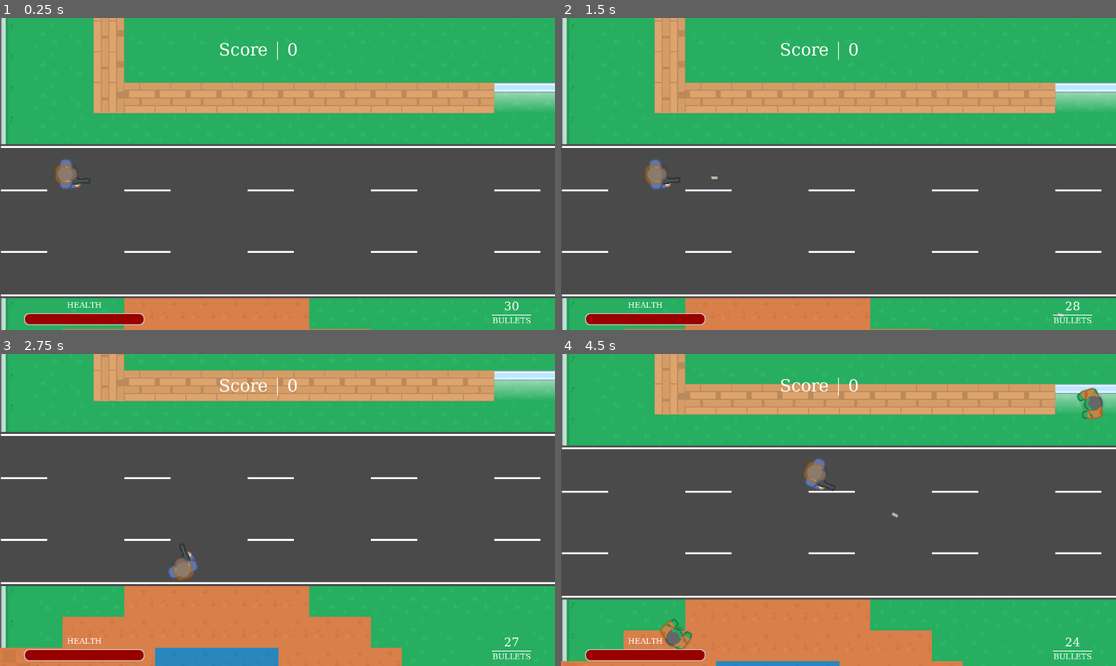
Above: before the commit, frames 1-4 (two rows, left to right).
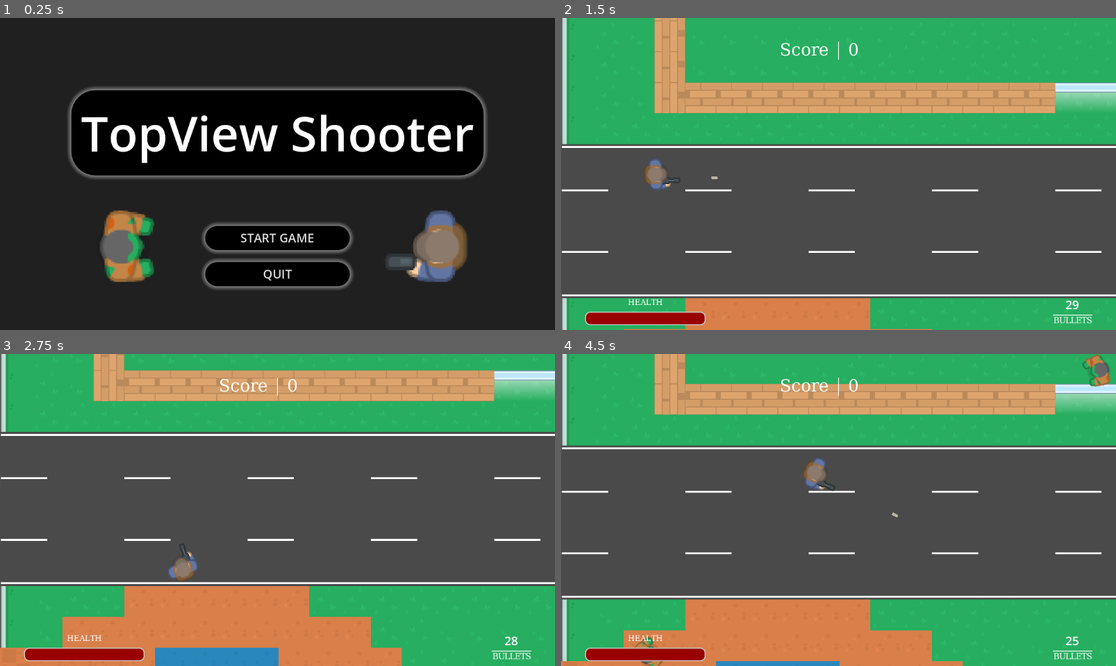
Above: after the commit, the same moments.

Repository: CelsoLidio/ShooterTopView-Godot
Game: Godot game, scene res://Source/Interface/MainMenu/MainMenu.tscn
Same seed, same stepped clock (60 frames per second), same inputs: the game is played once before the commit and once after it. Before the commit the project starts from res://Source/Maps/GameplayRoot.tscn.
Inputs (mouse positions are in pixels of both pictures, inside the frame that each line leads up to):
- Up to frame 1 (0.25 s): no input
- Up to frame 2 (1.5 s): click (838, 239) at 0.5 s, where only the run after the commit has a clickable "START GAME"; tap Enter at 1.25 s; move the mouse to (960, 158) at 1.27 s; hold D (MoveRight) from 1.28 s (still down); click (960, 158) at 1.35 s
- Up to frame 3 (2.75 s): move the mouse to (166, 525) at 2.02 s; release D (MoveRight) at 2.03 s; hold S (MoveDown) from 2.03 s (still down); click (166, 525) at 2.1 s
- Up to frame 4 (4.5 s): move the mouse to (894, 441) at 2.77 s; release S (MoveDown) at 2.78 s; hold D (MoveRight) 2.78-3.53 s; click (894, 441) at 2.85 s; move the mouse to (810, 572) at 3.52 s; hold W (MoveUp) 3.53-4.28 s; click (810, 572) at 3.6 s; move the mouse to (1005, 556) at 4.27 s; hold A (MoveLeft) from 4.28 s (still down); click (1005, 556) at 4.35 s

The runs differ from the first frame. In frame 1, 98% of the frame differs, in the area x 0-100%, y 0-100%; in frame 2, 0.4%; in frame 3, 0.4%; in frame 4, 1.4%.

Commit message:
Adicionando HUD de Menu, pause e Gameover, e ajeitando alguns bugs

Diff:
--- a/Source/Interface/MainHUD/MainHUD.gd
+++ b/Source/Interface/MainHUD/MainHUD.gd
@@ -2,7 +2,12 @@
 
 class_name MainHUD
 
+const mainMenuScene : String = "res://Source/Interface/MainMenu/MainMenu.tscn"
+
+
 func _ready():
+	%GameOver.hide()
+	SetLabelScore(0)
 	pass
 
 func SetLabelBullets(newCount : float):
@@ -13,3 +18,26 @@
 
 func SetLabelScore(newScore : int):
 	%CountScore.text = str(newScore)
+
+func GameOverHUD():
+
+	%CountScoreGameOver.text = %CountScore.text
+	%GameOver.show()
+
+
+
+func _on_restart_bt_pressed():
+	get_tree().reload_current_scene()
+
+	pass
+
+
+
+func _on_menu_bt_pressed():
+	get_tree().change_scene_to_file(mainMenuScene)
+	pass
+
+
+func _on_game_over_tree_exiting():
+	get_tree().paused = false
+	pass
--- a/Source/Interface/MainHUD/MainHUD.tscn
+++ b/Source/Interface/MainHUD/MainHUD.tscn
@@ -29,12 +29,15 @@
 corner_radius_bottom_left = 10
 
 [sub_resource type="SystemFont" id="SystemFont_0nmt7"]
-font_names = PackedStringArray("Serif")
-subpixel_positioning = 0
+font_names = PackedStringArray("Arial")
+hinting = 2
+subpixel_positioning = 0
+multichannel_signed_distance_field = true
 
 [sub_resource type="SystemFont" id="SystemFont_duk2u"]
 font_names = PackedStringArray("Serif")
 subpixel_positioning = 0
+multichannel_signed_distance_field = true
 
 [sub_resource type="SystemFont" id="SystemFont_5j481"]
 font_names = PackedStringArray("Serif")
@@ -43,6 +46,21 @@
 [sub_resource type="SystemFont" id="SystemFont_qy07e"]
 font_names = PackedStringArray("Serif")
 subpixel_positioning = 0
+
+[sub_resource type="SystemFont" id="SystemFont_5hdco"]
+font_names = PackedStringArray("Arial")
+hinting = 2
+subpixel_positioning = 0
+multichannel_signed_distance_field = true
+
+[sub_resource type="StyleBoxFlat" id="StyleBoxFlat_0g12j"]
+bg_color = Color(0, 0, 0, 1)
+
+[sub_resource type="StyleBoxFlat" id="StyleBoxFlat_ugr7r"]
+bg_color = Color(0.329412, 0.329412, 0.329412, 1)
+
+[sub_resource type="StyleBoxFlat" id="StyleBoxFlat_80lpg"]
+bg_color = Color(1, 1, 1, 1)
 
 [node name="MainHud" type="CanvasLayer" groups=["MainHUD"]]
 script = ExtResource("1_2q1lf")
@@ -155,3 +173,141 @@
 text = "100"
 horizontal_alignment = 1
 vertical_alignment = 1
+
+[node name="GameOver" type="CanvasLayer" parent="."]
+unique_name_in_owner = true
+process_mode = 2
+
+[node name="GameOverBG" type="MarginContainer" parent="GameOver"]
+show_behind_parent = true
+anchors_preset = 15
+anchor_right = 1.0
+anchor_bottom = 1.0
+grow_horizontal = 2
+grow_vertical = 2
+
+[node name="BackgroundColor" type="ColorRect" parent="GameOver/GameOverBG"]
+layout_mode = 2
+color = Color(0, 0, 0, 0.705882)
+
+[node name="MarginContainer" type="MarginContainer" parent="GameOver"]
+anchors_preset = 15
+anchor_right = 1.0
+anchor_bottom = 1.0
+grow_horizontal = 2
+grow_vertical = 2
+theme_override_constants/margin_left = 150
+theme_override_constants/margin_top = 150
+theme_override_constants/margin_right = 150
+theme_override_constants/margin_bottom = 100
+
+[node name="GameOverArea" type="MarginContainer" parent="GameOver/MarginContainer"]
+layout_mode = 2
+
+[node name="ColorRect" type="ColorRect" parent="GameOver/MarginContainer/GameOverArea"]
+layout_mode = 2
+color = Color(0, 0.419608, 0.419608, 1)
+
+[node name="MarginContainer" type="MarginContainer" parent="GameOver/MarginContainer/GameOverArea"]
+layout_mode = 2
+theme_override_constants/margin_left = 20
+theme_override_constants/margin_top = 20
+theme_override_constants/margin_right = 20
+theme_override_constants/margin_bottom = 20
+
+[node name="VBoxContainer" type="VBoxContainer" parent="GameOver/MarginContainer/GameOverArea/MarginContainer"]
+layout_mode = 2
+theme_override_constants/separation = 20
+
+[node name="GameOverText" type="Label" parent="GameOver/MarginContainer/GameOverArea/MarginContainer/VBoxContainer"]
+layout_mode = 2
+size_flags_vertical = 0
+theme_override_fonts/font = SubResource("SystemFont_0nmt7")
+theme_override_font_sizes/font_size = 75
+text = "GameOver"
+horizontal_alignment = 1
+vertical_alignment = 1
+uppercase = true
+
+[node name="MarginContainer" type="MarginContainer" parent="GameOver/MarginContainer/GameOverArea/MarginContainer/VBoxContainer"]
+layout_mode = 2
+size_flags_vertical = 3
+theme_override_constants/margin_left = 20
+theme_override_constants/margin_top = 20
+theme_override_constants/margin_right = 20
+theme_override_constants/margin_bottom = 20
+
+[node name="VBoxContainer" type="VBoxContainer" parent="GameOver/MarginContainer/GameOverArea/MarginContainer/VBoxContainer/MarginContainer"]
+layout_mode = 2
+theme_override_constants/separation = 50
+
+[node name="HBoxContainer" type="HBoxContainer" parent="GameOver/MarginContainer/GameOverArea/MarginContainer/VBoxContainer/MarginContainer/VBoxContainer"]
+layout_mode = 2
+size_flags_vertical = 0
+
+[node name="ScoreGameOver" type="Label" parent="GameOver/MarginContainer/GameOverArea/MarginContainer/VBoxContainer/MarginContainer/VBoxContainer/HBoxContainer"]
+layout_mode = 2
+size_flags_horizontal = 6
+size_flags_vertical = 0
+theme_override_fonts/font = SubResource("SystemFont_duk2u")
+theme_override_font_sizes/font_size = 35
+text = "Score"
+horizontal_alignment = 1
+vertical_alignment = 1
+uppercase = true
+
+[node name="Division" type="ReferenceRect" parent="GameOver/MarginContainer/GameOverArea/MarginContainer/VBoxContainer/MarginContainer/VBoxContainer/HBoxContainer"]
+layout_mode = 2
+border_color = Color(1, 1, 1, 1)
+border_width = 2.0
+editor_only = false
+
+[node name="CountScoreGameOver" type="Label" parent="GameOver/MarginContainer/GameOverArea/MarginContainer/VBoxContainer/MarginContainer/VBoxContainer/HBoxContainer"]
+unique_name_in_owner = true
+layout_mode = 2
+size_flags_horizontal = 6
+theme_override_fonts/font = SubResource("SystemFont_0nmt7")
+theme_override_font_sizes/font_size = 35
+text = "10"
+horizontal_alignment = 1
+vertical_alignment = 1
+
+[node name="MarginContainer" type="MarginContainer" parent="GameOver/MarginContainer/GameOverArea/MarginContainer/VBoxContainer/MarginContainer/VBoxContainer"]
+layout_mode = 2
+size_flags_vertical = 3
+theme_override_constants/margin_left = 35
+theme_override_constants/margin_top = 35
+theme_override_constants/margin_right = 35
+theme_override_constants/margin_bottom = 20
+
+[node name="HBoxContainer2" type="HBoxContainer" parent="GameOver/MarginContainer/GameOverArea/MarginContainer/VBoxContainer/MarginContainer/VBoxContainer/MarginContainer"]
+layout_mode = 2
+size_flags_vertical = 3
+
+[node name="RestartBT" type="Button" parent="GameOver/MarginContainer/GameOverArea/MarginContainer/VBoxContainer/MarginContainer/VBoxContainer/MarginContainer/HBoxContainer2"]
+layout_mode = 2
+size_flags_horizontal = 3
+theme_override_fonts/font = SubResource("SystemFont_5hdco")
+theme_override_font_sizes/font_size = 25
+theme_override_styles/normal = SubResource("StyleBoxFlat_0g12j")
+theme_override_styles/hover = SubResource("StyleBoxFlat_ugr7r")
+theme_override_styles/pressed = SubResource("StyleBoxFlat_80lpg")
+text = "RESTART"
+
+[node name="Spacing" type="MarginContainer" parent="GameOver/MarginContainer/GameOverArea/MarginContainer/VBoxContainer/MarginContainer/VBoxContainer/MarginContainer/HBoxContainer2"]
+layout_mode = 2
+size_flags_horizontal = 3
+
+[node name="MenuBT" type="Button" parent="GameOver/MarginContainer/GameOverArea/MarginContainer/VBoxContainer/MarginContainer/VBoxContainer/MarginContainer/HBoxContainer2"]
+layout_mode = 2
+size_flags_horizontal = 3
+theme_override_fonts/font = SubResource("SystemFont_5hdco")
+theme_override_font_sizes/font_size = 25
+theme_override_styles/normal = SubResource("StyleBoxFlat_0g12j")
+theme_override_styles/hover = SubResource("StyleBoxFlat_ugr7r")
+theme_override_styles/pressed = SubResource("StyleBoxFlat_80lpg")
+text = "MENU"
+
+[connection signal="tree_exiting" from="GameOver" to="." method="_on_game_over_tree_exiting"]
+[connection signal="pressed" from="GameOver/MarginContainer/GameOverArea/MarginContainer/VBoxContainer/MarginContainer/VBoxContainer/MarginContainer/HBoxContainer2/RestartBT" to="." method="_on_restart_bt_pressed"]
+[connection signal="pressed" from="GameOver/MarginContainer/GameOverArea/MarginContainer/VBoxContainer/MarginContainer/VBoxContainer/MarginContainer/HBoxContainer2/MenuBT" to="." method="_on_menu_bt_pressed"]
--- /dev/null
+++ b/Source/Interface/MainMenu/MainMenu.gd
@@ -0,0 +1,39 @@
+extends CanvasLayer
+
+class_name MainMenu
+
+@export_file("*.tscn") var gameplayMap : String
+enum typeMenu {InitMenu, PauseMenu}
+
+var currentType : typeMenu = typeMenu.InitMenu
+
+func _ready():
+	ChangeTypeMenu(currentType)
+	pass
+
+
+func _on_start_game_bt_pressed():
+	get_tree().change_scene_to_file(gameplayMap)
+
+func _on_quit_bt_pressed():
+	get_tree().quit()
+
+
+func _on_continue_pressed():
+	get_tree().paused = false
+	queue_free()
+
+	pass
+
+func ChangeTypeMenu(newType : typeMenu):
+
+	currentType = newType
+
+	match currentType as typeMenu:
+
+		typeMenu.InitMenu:
+			(%TabsStartBTMenu as TabContainer).current_tab = 0;
+
+		typeMenu.PauseMenu:
+
+			(%TabsStartBTMenu as TabContainer).current_tab = 1;
--- /dev/null
+++ b/Source/Interface/MainMenu/MainMenu.tscn
@@ -0,0 +1,185 @@
+[gd_scene load_steps=10 format=3 uid="uid://dg1wtljjsak7v"]
+
+[ext_resource type="Script" path="res://Source/Interface/MainMenu/MainMenu.gd" id="1_bvt7e"]
+[ext_resource type="Texture2D" uid="uid://bw1r6tj6j644v" path="res://Source/Assets/Characters/Zombie 1/zoimbie1_hold.png" id="2_lqy82"]
+[ext_resource type="Texture2D" uid="uid://be2og48qyxhmm" path="res://Source/Assets/Characters/Survivor 1/survivor1_gun.png" id="3_8sj7q"]
+
+[sub_resource type="StyleBoxFlat" id="StyleBoxFlat_q262i"]
+bg_color = Color(0, 0, 0, 1)
+corner_radius_top_left = 50
+corner_radius_top_right = 50
+corner_radius_bottom_right = 50
+corner_radius_bottom_left = 50
+shadow_color = Color(0.72549, 0.72549, 0.72549, 0.6)
+shadow_size = 10
+
+[sub_resource type="SystemFont" id="SystemFont_sjoqp"]
+font_names = PackedStringArray("Arial")
+force_autohinter = true
+hinting = 2
+
+[sub_resource type="SystemFont" id="SystemFont_7h1s7"]
+font_names = PackedStringArray("Arial")
+hinting = 2
+multichannel_signed_distance_field = true
+
+[sub_resource type="StyleBoxFlat" id="StyleBoxFlat_sl3bn"]
+bg_color = Color(0, 0, 0, 1)
+corner_radius_top_left = 50
+corner_radius_top_right = 50
+corner_radius_bottom_right = 50
+corner_radius_bottom_left = 50
+shadow_color = Color(0.72549, 0.72549, 0.72549, 0.6)
+shadow_size = 10
+
+[sub_resource type="StyleBoxFlat" id="StyleBoxFlat_ikoei"]
+bg_color = Color(0.352941, 0.352941, 0.352941, 1)
+corner_radius_top_left = 50
+corner_radius_top_right = 50
+corner_radius_bottom_right = 50
+corner_radius_bottom_left = 50
+shadow_color = Color(0.72549, 0.72549, 0.72549, 0.6)
+shadow_size = 10
+
+[sub_resource type="StyleBoxFlat" id="StyleBoxFlat_x7fnf"]
+bg_color = Color(1, 1, 1, 1)
+corner_radius_top_left = 50
+corner_radius_top_right = 50
+corner_radius_bottom_right = 50
+corner_radius_bottom_left = 50
+shadow_color = Color(0.72549, 0.72549, 0.72549, 0.6)
+shadow_size = 10
+
+[node name="MainMenu" type="CanvasLayer"]
+process_mode = 3
+script = ExtResource("1_bvt7e")
+gameplayMap = "res://Source/Maps/GameplayRoot.tscn"
+
+[node name="BackgroundMenu" type="MarginContainer" parent="."]
+anchors_preset = 15
+anchor_right = 1.0
+anchor_bottom = 1.0
+grow_horizontal = 2
+grow_vertical = 2
+
+[node name="ColorRect" type="ColorRect" parent="BackgroundMenu"]
+layout_mode = 2
+color = Color(0.12549, 0.12549, 0.12549, 1)
+
+[node name="MarginContainer" type="MarginContainer" parent="BackgroundMenu"]
+layout_mode = 2
+theme_override_constants/margin_left = 200
+theme_override_constants/margin_top = 400
+theme_override_constants/margin_right = 180
+theme_override_constants/margin_bottom = 100
+
+[node name="TextureRect" type="TextureRect" parent="BackgroundMenu/MarginContainer"]
+layout_mode = 2
+size_flags_horizontal = 0
+texture = ExtResource("2_lqy82")
+expand_mode = 3
+stretch_mode = 5
+
+[node name="TextureRect2" type="TextureRect" parent="BackgroundMenu/MarginContainer"]
+layout_mode = 2
+size_flags_horizontal = 8
+size_flags_vertical = 5
+texture = ExtResource("3_8sj7q")
+expand_mode = 3
+stretch_mode = 5
+flip_h = true
+
+[node name="ContentMenu" type="MarginContainer" parent="."]
+anchors_preset = 15
+anchor_right = 1.0
+anchor_bottom = 1.0
+grow_horizontal = 2
+grow_vertical = 2
+theme_override_constants/margin_left = 200
+theme_override_constants/margin_right = 200
+
+[node name="MarginContainer" type="MarginContainer" parent="ContentMenu"]
+layout_mode = 2
+theme_override_constants/margin_top = 150
+
+[node name="VBoxContainer" type="VBoxContainer" parent="ContentMenu/MarginContainer"]
+layout_mode = 2
+theme_override_constants/separation = 15
+
+[node name="PanelContainer" type="PanelContainer" parent="ContentMenu/MarginContainer/VBoxContainer"]
+layout_mode = 2
+theme_override_styles/panel = SubResource("StyleBoxFlat_q262i")
+
+[node name="MarginContainer2" type="MarginContainer" parent="ContentMenu/MarginContainer/VBoxContainer/PanelContainer"]
+layout_mode = 2
+theme_override_constants/margin_left = 20
+theme_override_constants/margin_top = 20
+theme_override_constants/margin_right = 20
+theme_override_constants/margin_bottom = 20
+
+[node name="NameGame" type="Label" parent="ContentMenu/MarginContainer/VBoxContainer/PanelContainer/MarginContainer2"]
+layout_mode = 2
+theme_override_colors/font_color = Color(1, 1, 1, 1)
+theme_override_fonts/font = SubResource("SystemFont_sjoqp")
+theme_override_font_sizes/font_size = 100
+text = "TopView Shooter"
+horizontal_alignment = 1
+vertical_alignment = 1
+
+[node name="MarginContainer" type="MarginContainer" parent="ContentMenu/MarginContainer/VBoxContainer"]
+layout_mode = 2
+size_flags_vertical = 3
+theme_override_constants/margin_left = 200
+theme_override_constants/margin_right = 200
+
+[node name="VBoxContainer" type="VBoxContainer" parent="ContentMenu/MarginContainer/VBoxContainer/MarginContainer"]
+layout_mode = 2
+size_flags_vertical = 4
+size_flags_stretch_ratio = 2.9
+theme_override_constants/separation = 25
+
+[node name="TabsStartBTMenu" type="TabContainer" parent="ContentMenu/MarginContainer/VBoxContainer/MarginContainer/VBoxContainer"]
+unique_name_in_owner = true
+custom_minimum_size = Vector2(300, 50)
+layout_mode = 2
+size_flags_horizontal = 4
+clip_tabs = false
+tabs_visible = false
+
+[node name="StartGameBT" type="Button" parent="ContentMenu/MarginContainer/VBoxContainer/MarginContainer/VBoxContainer/TabsStartBTMenu"]
+custom_minimum_size = Vector2(300, 50)
+layout_mode = 2
+size_flags_horizontal = 4
+theme_override_fonts/font = SubResource("SystemFont_7h1s7")
+theme_override_font_sizes/font_size = 25
+theme_override_styles/normal = SubResource("StyleBoxFlat_sl3bn")
+theme_override_styles/hover = SubResource("StyleBoxFlat_ikoei")
+theme_override_styles/pressed = SubResource("StyleBoxFlat_x7fnf")
+text = "START GAME"
+
+[node name="Continue" type="Button" parent="ContentMenu/MarginContainer/VBoxContainer/MarginContainer/VBoxContainer/TabsStartBTMenu"]
+visible = false
+custom_minimum_size = Vector2(300, 50)
+layout_mode = 2
+size_flags_horizontal = 4
+theme_override_fonts/font = SubResource("SystemFont_7h1s7")
+theme_override_font_sizes/font_size = 25
+theme_override_styles/normal = SubResource("StyleBoxFlat_sl3bn")
+theme_override_styles/hover = SubResource("StyleBoxFlat_ikoei")
+theme_override_styles/pressed = SubResource("StyleBoxFlat_x7fnf")
+text = "CONTINUE"
+
+[node name="QuitBT" type="Button" parent="ContentMenu/MarginContainer/VBoxContainer/MarginContainer/VBoxContainer"]
+custom_minimum_size = Vector2(300, 50)
+layout_mode = 2
+size_flags_horizontal = 4
+theme_override_fonts/font = SubResource("SystemFont_7h1s7")
+theme_override_font_sizes/font_size = 25
+theme_override_styles/normal = SubResource("StyleBoxFlat_sl3bn")
+theme_override_styles/hover = SubResource("StyleBoxFlat_ikoei")
+theme_override_styles/pressed = SubResource("StyleBoxFlat_x7fnf")
+text = "QUIT"
+
+[connection signal="pressed" from="ContentMenu/MarginContainer/VBoxContainer/MarginContainer/VBoxContainer/TabsStartBTMenu/StartGameBT" to="." method="_on_start_game_bt_pressed"]
+[connection signal="pressed" from="ContentMenu/MarginContainer/VBoxContainer/MarginContainer/VBoxContainer/TabsStartBTMenu/Continue" to="." method="_on_continue_pressed"]
+[connection signal="pressed" from="ContentMenu/MarginContainer/VBoxContainer/MarginContainer/VBoxContainer/QuitBT" to="." method="_on_quit_bt_pressed"]
--- /dev/null
+++ b/Source/Interface/MainMenu/PauseController/PauseController.gd
@@ -0,0 +1,19 @@
+extends Node
+
+@export_file("*tscn") var pauseScene : String
+
+# Called when the node enters the scene tree for the first time.
+func _ready():
+
+
+	pass # Replace with function body.
+
+
+func _input(event):
+
+	if (Input.is_action_just_pressed("ui_cancel")):
+		var instPause : MainMenu = load(pauseScene).instantiate()
+
+		instPause.ChangeTypeMenu(MainMenu.typeMenu.PauseMenu)
+		get_tree().paused = true
+		get_tree().current_scene.add_child(instPause)
--- /dev/null
+++ b/Source/Interface/MainMenu/PauseController/PauseController.tscn
@@ -0,0 +1,7 @@
+[gd_scene load_steps=2 format=3 uid="uid://d3ppfqr3iyg7j"]
+
+[ext_resource type="Script" path="res://Source/Interface/MainMenu/PauseController/PauseController.gd" id="1_ow3x6"]
+
+[node name="PauseController" type="Node"]
+script = ExtResource("1_ow3x6")
+pauseScene = "res://Source/Interface/MainMenu/MainMenu.tscn"
--- a/Source/Maps/GameplayRoot.gd
+++ b/Source/Maps/GameplayRoot.gd
@@ -4,11 +4,5 @@
 	pass # Replace with function body.
 
 
-func _input(event):
-
-	if (Input.is_action_just_pressed("ui_cancel")):
-		get_tree().quit()
-
-
 func _process(delta):
 	pass
--- a/Source/Maps/GameplayRoot.tscn
+++ b/Source/Maps/GameplayRoot.tscn
@@ -7,6 +7,7 @@
 [ext_resource type="PackedScene" uid="uid://d2608b81oqhjp" path="res://Source/Objects/Enemys/NormalEnemy/NormalEnemy.tscn" id="5_jybh3"]
 [ext_resource type="PackedScene" uid="uid://eqygbpkw2q58" path="res://Source/Objects/Spawners/EnemySpawn/EnemySpawn.tscn" id="6_pmdug"]
 [ext_resource type="PackedScene" uid="uid://dsq7rblse2ihb" path="res://Source/Interface/MainHUD/MainHUD.tscn" id="7_n5xn2"]
+[ext_resource type="PackedScene" uid="uid://d3ppfqr3iyg7j" path="res://Source/Interface/MainMenu/PauseController/PauseController.tscn" id="8_lslqn"]
 
 [node name="GameplayRoot" type="Node2D"]
 script = ExtResource("1_5m461")
@@ -55,3 +56,5 @@
 position = Vector2(2118, 483)
 
 [node name="MainHud" parent="." instance=ExtResource("7_n5xn2")]
+
+[node name="PauseController" parent="." instance=ExtResource("8_lslqn")]
--- a/Source/Objects/Player/MainPlayer.gd
+++ b/Source/Objects/Player/MainPlayer.gd
@@ -9,7 +9,7 @@
 	set(newHealth):
 		healthPlayer = newHealth
 
-		if playerHUD:
+		if playerHUD != null:
 			playerHUD.SetLabelHealth(healthPlayer)
 
 
@@ -20,12 +20,10 @@
 
 func _ready():
 	GameManager.playerRef = self;
+	playerHUD = get_tree().get_first_node_in_group("MainHUD") as MainHUD
 	currCamera = get_viewport().get_camera_2d();
 	%RemoteTransform2D.remote_path = currCamera.get_path()
 	ChangeWeapon(initWeapon)
-
-	playerHUD = get_tree().get_first_node_in_group("MainHUD") as MainHUD
-
 	healthPlayer = maxHealthPlayer
 
 
@@ -80,6 +78,7 @@
 
 	if healthPlayer <= 0:
 		queue_free()
+		GameManager.GameOver()
 
 
 
--- a/Source/Objects/Spawners/EnemySpawn/EnemySpawn.gd
+++ b/Source/Objects/Spawners/EnemySpawn/EnemySpawn.gd
@@ -27,4 +27,4 @@
 	var instEnemy : BaseEnemy = currEnemy.instantiate() as BaseEnemy
 	instEnemy.position = pointSpawn.position
 
-	get_tree().root.add_child(instEnemy)
+	get_tree().current_scene.add_child(instEnemy)
--- a/Source/Objects/Weapons/WeaponPlayer.gd
+++ b/Source/Objects/Weapons/WeaponPlayer.gd
@@ -14,7 +14,7 @@
 var currentBullets : int = 0 :
 	set(newCurrentBullet):
 		currentBullets = newCurrentBullet
-		if HUDWeapon:
+		if HUDWeapon != null:
 			HUDWeapon.SetLabelBullets(currentBullets)
 
 var isReloading : bool = false
@@ -109,7 +109,7 @@
 	bulletInst.global_position = global_position
 	bulletInst.global_rotation_degrees = global_rotation_degrees
 
-	get_tree().root.add_child(bulletInst);
+	get_tree().current_scene.add_child(bulletInst);
 
 	currentBullets -= 1
 
--- a/Source/Singleton/GameManager.gd
+++ b/Source/Singleton/GameManager.gd
@@ -8,15 +8,33 @@
 	set(newScore):
 		scoreGame = newScore
 
-		if mainHUD:
+		if GetMainHUD() != null:
 			mainHUD.SetLabelScore(scoreGame)
+
 
 func _ready():
 
-	mainHUD = get_tree().get_first_node_in_group("MainHUD") as MainHUD
-
-	scoreGame = 0
-
+	ResetGame()
 
 func AddScore(countScore : float):
 	scoreGame += countScore
+
+
+func GameOver():
+	get_tree().paused = true
+
+	if GetMainHUD() != null:
+		mainHUD.GameOverHUD()
+
+
+func GetMainHUD() -> MainHUD:
+
+
+	if mainHUD == null:
+		mainHUD = get_tree().get_first_node_in_group("MainHUD")
+
+	return mainHUD
+
+
+func ResetGame():
+	scoreGame = 0
--- a/project.godot
+++ b/project.godot
@@ -11,7 +11,7 @@
 [application]
 
 config/name="Shooter Top View-godot"
-run/main_scene="res://Source/Maps/GameplayRoot.tscn"
+run/main_scene="res://Source/Interface/MainMenu/MainMenu.tscn"
 config/features=PackedStringArray("4.2", "Forward Plus")
 config/icon="res://icon.svg"
 
Not shown: 1 places in Source/Interface/MainHUD/MainHUD.tscn that only renumber resources
Not shown: 1 places in Source/Maps/GameplayRoot.tscn that only renumber resources
Not shown, changed: BuildGame/Shooter Top View-godot.pck
